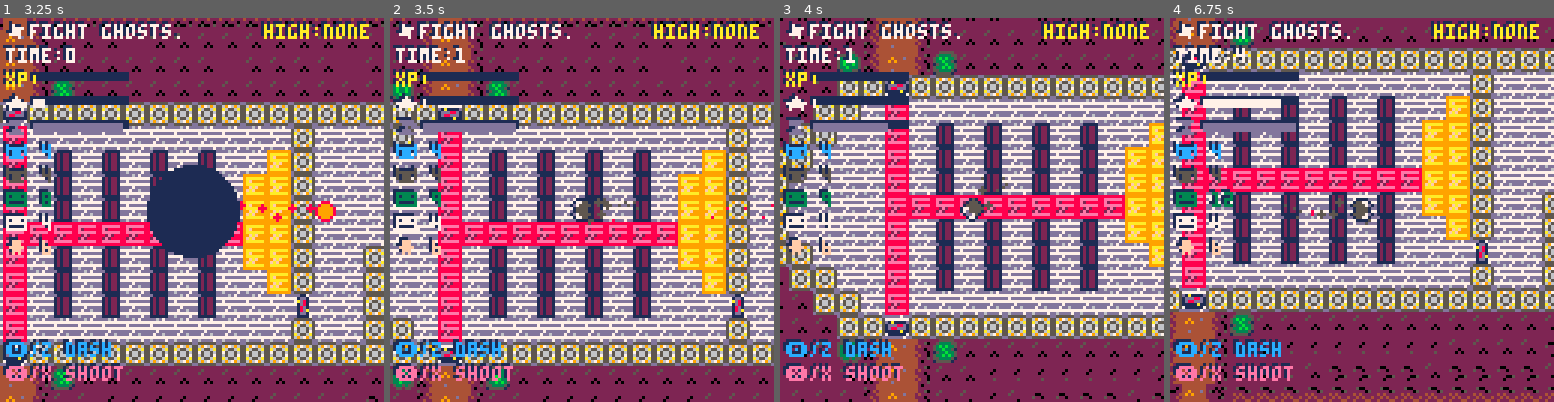
Above: before the commit, frames 1-4 (left to right).
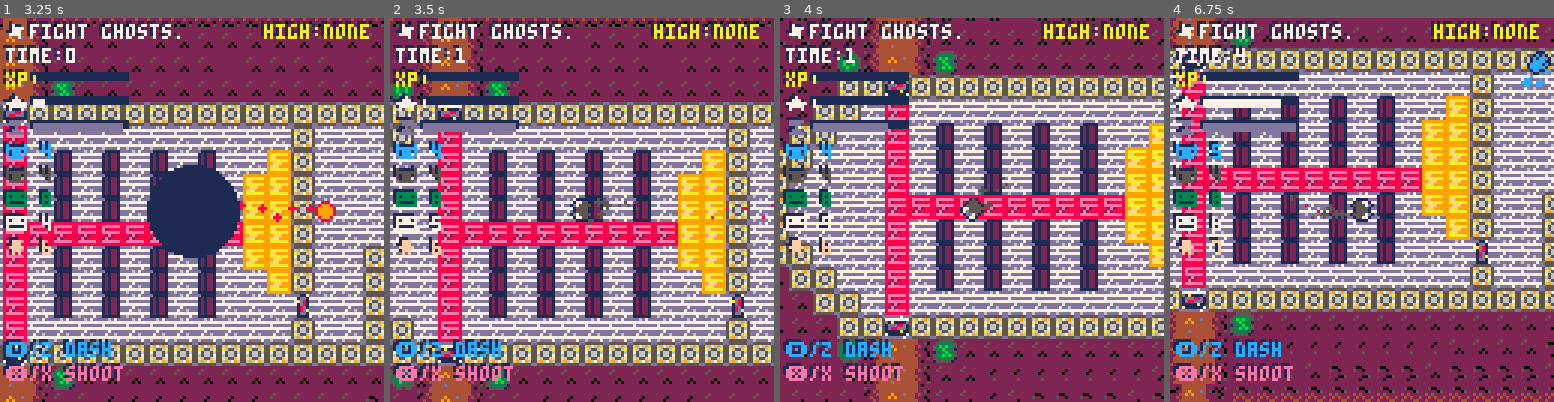
Above: after the commit, the same moments.

Repository: nandbolt/Monster-Cycle
Game: PICO-8 cartridge monster-cycle.p8
Same seed, same stepped clock (60 frames per second), same inputs: the game is played once before the commit and once after it.
Inputs:
- Up to frame 1 (3.25 s): tap X (X key) at 0.33, 1.07, 1.85, 2.97 s; tap O (Z key) at 0.7, 1.7, 2.1, 2.5, 2.9 s; hold Right 1.6-2.1 s; hold Up 2.15-2.42 s; hold Right 2.47-3.03 s; hold Left from 3.08 s (still down)
- Up to frame 2 (3.5 s): keep holding Left; tap O (Z key) at 3.3 s
- Up to frame 3 (4 s): release Left at 3.58 s; hold Down 3.63-3.97 s; tap O (Z key) at 3.7 s
- Up to frame 4 (6.75 s): hold Right 4.02-4.68 s; tap X (X key) at 4.08, 5.2, 6.32 s; tap O (Z key) every 0.4 s from 4.1 to 6.5 s; hold Up 4.73-5.03 s; hold Left 5.08-5.68 s; hold Down 5.73-6.03 s; hold Right 6.08-6.58 s; hold Right from 6.63 s (still down)

Frame 1 is identical in both runs. In frame 2, less than 0.1% of the frame differs, in the area x 10-14%, y 46-56%; in frame 3, less than 0.1%; in frame 4, 1.0%, in the area x 10-100%, y 8-62%.

Commit message:
final tweaks

Diff:
--- a/monster-cycle.p8
+++ b/monster-cycle.p8
@@ -1,7 +1,7 @@
 pico-8 cartridge // http://www.pico-8.com
 version 41
 __lua__
---monster cycle
+--monster cycle(v0.9)
 --by nandbolt
 
 --game state
@@ -722,9 +722,6 @@
 	--blaster
 	init_zombie_blaster(zombie)
 
-	--xp
-	zombie.maxxp=6
-
 	--player or npc
 	if is_player then
 		zombie.update_input=update_player_input
@@ -845,7 +842,7 @@
 	a.invulnerable=false
 
 	--xp
-	a.maxxp=4
+	a.maxxp=3
 	a.xp=0
 
 	--meter
@@ -1853,8 +1850,8 @@
 spnr.freq=30 --spawn frequency
 spnr.maxghosts=6 --max ghost spawns
 spnr.maxwraiths=4 --max wraith spawns
-spnr.maxzombies=12 --max zombie spawns
-spnr.maxskeletons=8 --max skeleton spawns
+spnr.maxzombies=8 --max zombie spawns
+spnr.maxskeletons=6 --max skeleton spawns
 spnr.maxhumans=8 --max human spawns
 
 --update spawn point
@@ -1944,9 +1941,6 @@
 
 	--blaster
 	init_skeleton_blaster(skeleton)
-
-	--xp
-	skeleton.maxxp=6
 
 	--player or npc
 	if is_player then
